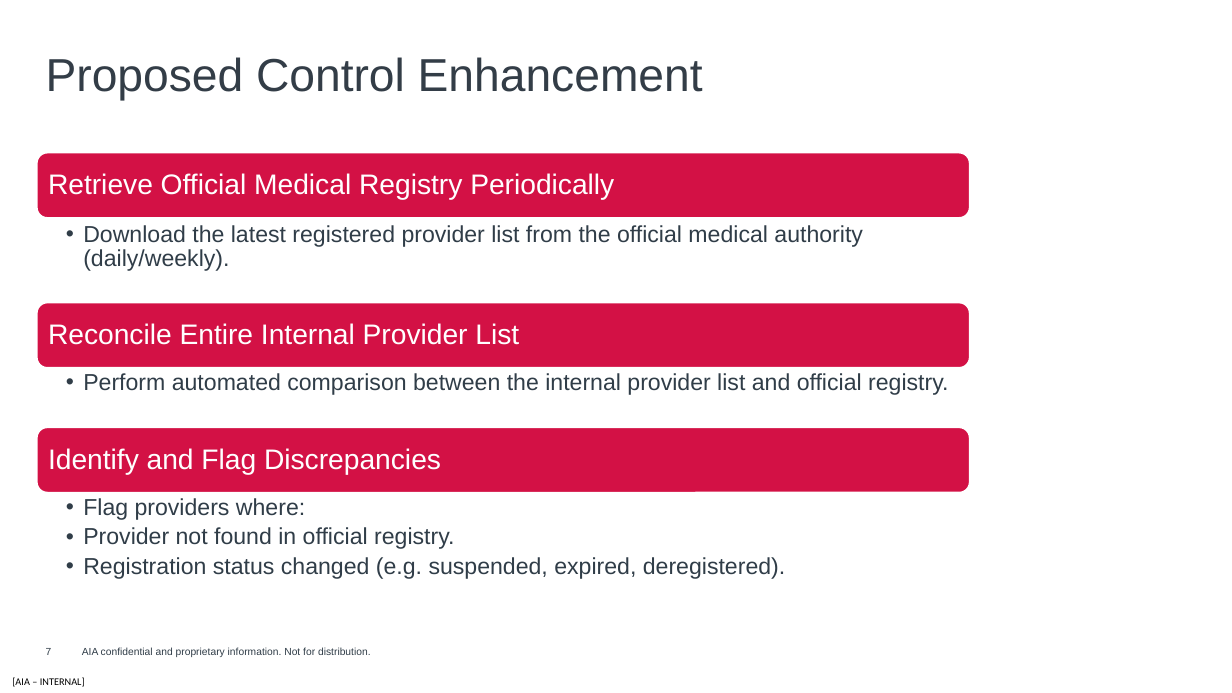
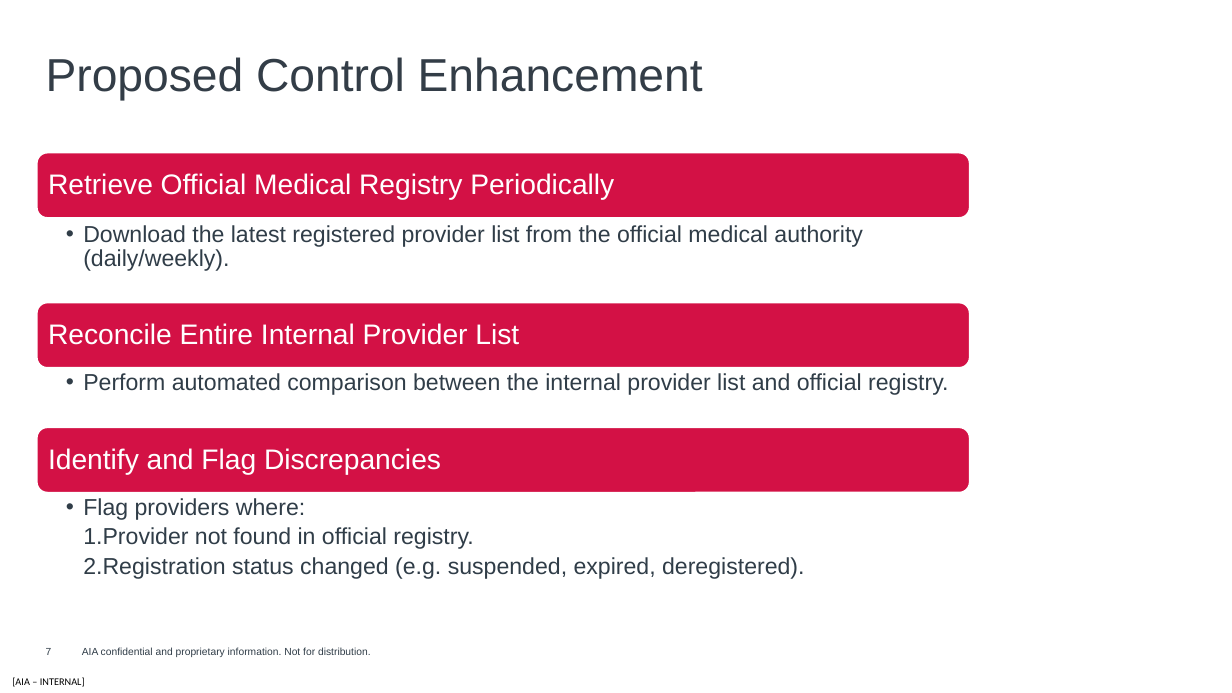
Before and after one commit to harrysokool/AIA-work, a slide deck: slide 7 of powerpoint/doctor_validation_ppt.pptx. Drawn at 1232x693 pixels with LibreOffice and Linux fonts; fonts in the diff are those of the drawing; background and template pictures are left out. Boxes give left, top, right and bottom in pixels: in the first picture for what was removed or moved away, otherwise in the second. Text is boxed around its words. In the diff, an @@ line names an element or a change of style, - is before the commit and + after.

```diff
--- a/powerpoint/doctor_validation_ppt.pptx
+++ b/powerpoint/doctor_validation_ppt.pptx
@@ text at box(83, 527, 804, 579): bullet • to 1.; list level 2 to 3 in "Provider not found in official ..."; list level 2 to 3 in "Registration status changed (e.g. suspended, ..." @@
```
Also in this commit, not shown: 1 other slide changed, 1 slide added, 1 slide removed.
